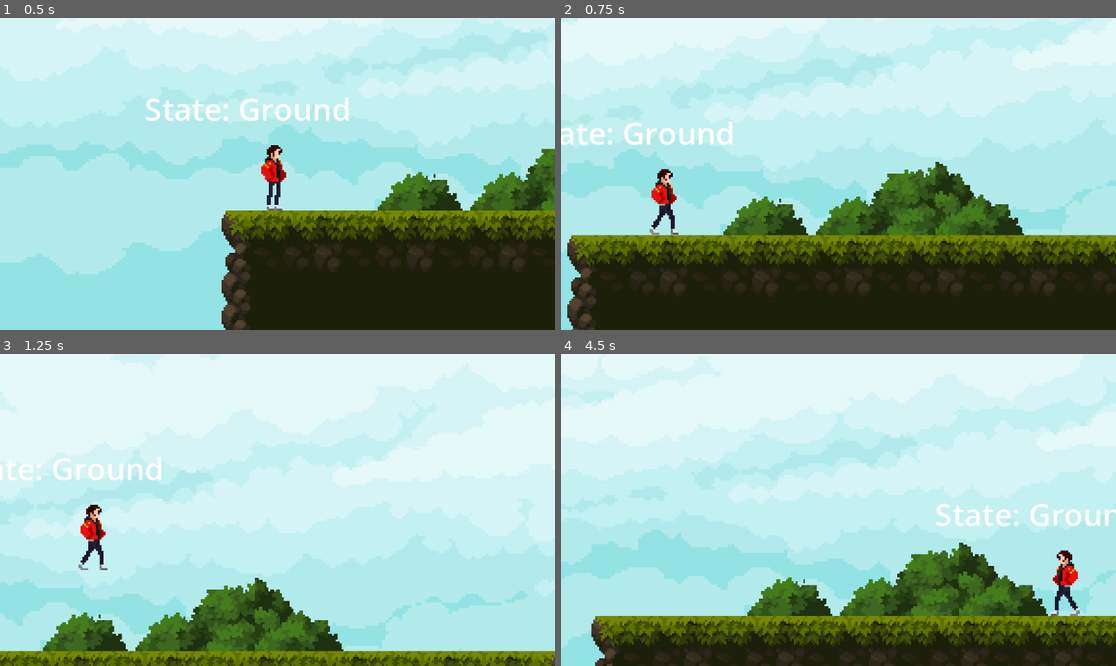
Above: before the commit, frames 1-4 (two rows, left to right).
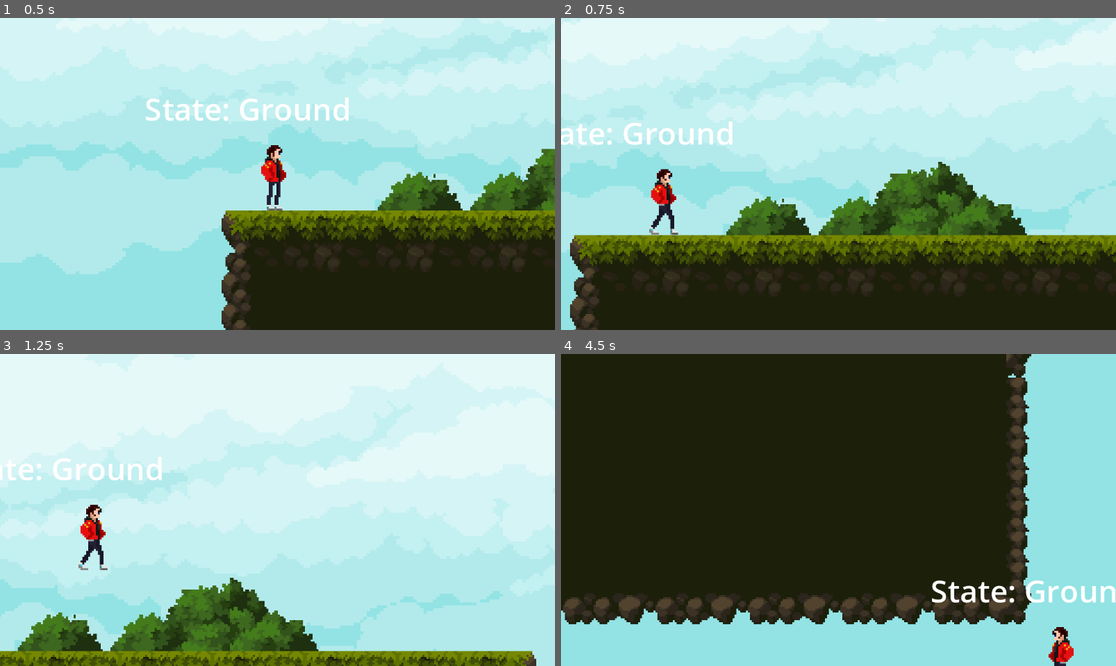
Above: after the commit, the same moments.

Repository: Chackal099/ProjetoPursuit
Game: Godot game, scene res://Levels/test_level.tscn
Two runs of this game, one before a commit and one after it. Both use one fixed random seed, a clock stepped at 60 frames per second and the inputs below.
Inputs (mouse positions are in pixels of both pictures, inside the frame that each line leads up to):
- Up to frame 1 (0.5 s): no input
- Up to frame 2 (0.75 s): move the mouse to (960, 158) at 0.52 s; hold D (right) from 0.53 s (still down); hold S (crouch) from 0.53 s (still down)
- Up to frame 3 (1.25 s): keep holding D (right); keep holding S (crouch); tap Space (jump) at 0.77 s; tap Shift (run) at 0.8 s
- Up to frame 4 (4.5 s): move the mouse to (727, 525) at 1.27 s; release S (crouch) at 1.28 s; tap Shift (run) at 1.35, 2.3, 2.85, 3.8, 4.35 s; tap Space (jump) at 1.52, 3.02, 3.77 s; tap S (crouch) at 1.55, 3.05 s; move the mouse to (894, 441) at 2.02 s; release D (right) at 2.03 s; hold A (left) 2.03-2.78 s; hold S (crouch) 2.03-2.78 s; move the mouse to (810, 572) at 2.77 s; hold D (right) 2.78-4.28 s; move the mouse to (1005, 556) at 3.52 s; hold S (crouch) 3.53-4.28 s; move the mouse to (672, 463) at 4.27 s; hold A (left) from 4.28 s (still down)

Frame 1 is identical in both runs. In frame 2, 5.6% of the frame differs, in the area x 0-100%, y 0-100%; in frame 3, 10%; in frame 4, 98%.

Commit message:
State Machines Implemented
Walking, Running, Sliding, Crouch Walk and Jumping are working, with some bugs:
When in Running state, if direction.x = 0, the character still moves at RunSpeed (200)
Slide stops suddendly when Running action is release (possibly Ground State problem?)
More tests is needed

Diff:
--- a/Character/GroundState.gd
+++ b/Character/GroundState.gd
@@ -4,9 +4,13 @@
 
 @export var air_state : State
 @export var running_state : State
-@export var WalkSpeed : float = 100.0
 
 @onready var state_machine : CharacterStateMachine = $/root/TestLevel/player2/CharacterStateMachine
+
+func _physics_process(delta):
+		if character.direction.x != 0 && state_machine.check_if_can_move():
+		#Walk Mechanics
+			character.velocity.x = character.direction.x * character.WalkSpeed
 
 
 func state_input(event : InputEvent):
@@ -16,9 +20,11 @@
 	elif(event.is_action_pressed("run")):
 		sprint()
 
+
 func jump():
 	character.velocity.y = character.jump_velocity
 	next_state = air_state
 
 func sprint():
+	character.velocity.x = character.direction.x * character.RunSpeed
 	next_state = running_state
--- a/Character/RunningState.gd
+++ b/Character/RunningState.gd
@@ -7,24 +7,35 @@
 @export var slide_standard : float = 300.0
 @export var slide_counter : float = 300.0
 @export var slide_friction : float = 5.0
-@export var CrouchSpeed : float = 50.0
-@export var RunSpeed : float = 200.0
 
 @onready var state_machine : CharacterStateMachine = $/root/TestLevel/player2/CharacterStateMachine
+
+
+func _physics_process(delta):
+	if character.direction.x != 0 && state_machine.check_if_can_move() && state_machine.current_state != ground_state:
+	#Run Mechanics
+		character.velocity.x = character.direction.x * character.RunSpeed
+
+
+	if(Input.is_action_pressed("crouch") && state_machine.current_state != ground_state):
+		slide()
+	elif (Input.is_action_just_released("crouch")):
+		slide_counter = slide_standard
+
+
 
 func state_input(event : InputEvent):
 	if(event.is_action_pressed("jump")):
 		ground_state.jump()
 
-	if(event.is_action_pressed("crouch")):
-		slide()
-
 func slide():
-	character.velocity.x = slide_counter
+	character.velocity.x = character.direction.x * slide_counter
 	if character.velocity.x != 0:
 		slide_counter -= slide_friction
 	else:
-		character.velocity.x = character.direction.x * CrouchSpeed
+		character.velocity.x = character.direction.x * character.CrouchSpeed
+
+
 
 func state_process(delta):
 	if(Input.is_action_just_pressed("jump")):
--- a/Character/WalkingState.gd
+++ /dev/null
@@ -1,11 +0,0 @@
-extends State
-
-
-# Called when the node enters the scene tree for the first time.
-func _ready():
-	pass # Replace with function body.
-
-
-# Called every frame. 'delta' is the elapsed time since the previous frame.
-func _process(delta):
-	pass
--- a/Character/player.gd
+++ b/Character/player.gd
@@ -5,6 +5,9 @@
 @export var CrouchSpeed : float = 50.0
 @export var RunSpeed : float = 200.0
 @export var jump_velocity : float = -200.0
+@export var slide_standard : float = 300.0
+@export var slide_counter : float = 300.0
+@export var slide_friction : float = 5.0
 
 #@export var double_jump_velocity : float = -100.0
 
@@ -50,12 +53,12 @@
 	direction.x = Input.get_action_strength("right") - Input.get_action_strength("left")
 
 	#Dictates the machanics of movement
-	if direction.x != 0 && state_machine.check_if_can_move():
-		#Walk Mechanics
-		velocity.x = direction.x * WalkSpeed
+#	if direction.x != 0 && state_machine.check_if_can_move():
+#		#Walk Mechanics
+#		velocity.x = direction.x * WalkSpeed
 		#Run Mechanics
-		if Input.is_action_pressed("run"):
-			velocity.x = direction.x * RunSpeed
+#		if Input.is_action_pressed("run"):
+#			velocity.x = direction.x * RunSpeed
 #			#Slide when running Mechanics
 #			if Input.is_action_pressed("crouch"):
 #				velocity.x = direction.x * slide_counter
@@ -66,9 +69,9 @@
 #			elif Input.is_action_just_released("crouch"):
 #				slide_counter = slide_standard
 #		elif Input.is_action_pressed("crouch"):
-#			velocity.x = direction.x * CrouchSpeed
-	else:
-		velocity.x = move_toward(velocity.x, 0, WalkSpeed)
+##			velocity.x = direction.x * CrouchSpeed
+#	else:
+#		velocity.x = move_toward(velocity.x, 0, WalkSpeed)
 
 	update_animation()
 	move_and_slide()
@@ -121,3 +124,12 @@
 #func _on_animated_sprite_2d_animation_finished():
 #	if(["JumpStart", "JumpDouble"].has(animated_sprite.animation)):
 #		animation_locked = false
+#
+#func slide():
+#	velocity.x = direction.x * slide_counter
+#	if velocity.x != 0:
+#		slide_counter -= slide_friction
+#	else:
+#		velocity.x = direction.x * CrouchSpeed
+#
+#
--- a/Character/player2.tscn
+++ b/Character/player2.tscn
@@ -12,7 +12,6 @@
 [ext_resource type="Script" path="res://Character/AirState.gd" id="9_mku5u"]
 [ext_resource type="Script" path="res://Character/RunningState.gd" id="10_jbhgb"]
 [ext_resource type="Script" path="res://Character/StateDebugLabel.gd" id="11_oitya"]
-[ext_resource type="Script" path="res://Character/WalkingState.gd" id="12_tdb7l"]
 
 [sub_resource type="CapsuleShape2D" id="CapsuleShape2D_03l52"]
 radius = 7.0
@@ -352,6 +351,46 @@
 "values": [0, 1, 2]
 }
 
+[sub_resource type="Animation" id="Animation_oi4rr"]
+resource_name = "JumpStart"
+length = 1.2
+tracks/0/type = "value"
+tracks/0/imported = false
+tracks/0/enabled = true
+tracks/0/path = NodePath("Sprite2D:texture")
+tracks/0/interp = 1
+tracks/0/loop_wrap = true
+tracks/0/keys = {
+"times": PackedFloat32Array(0),
+"transitions": PackedFloat32Array(1),
+"update": 1,
+"values": [ExtResource("7_5gvaa")]
+}
+tracks/1/type = "value"
+tracks/1/imported = false
+tracks/1/enabled = true
+tracks/1/path = NodePath("Sprite2D:hframes")
+tracks/1/interp = 1
+tracks/1/loop_wrap = true
+tracks/1/keys = {
+"times": PackedFloat32Array(0),
+"transitions": PackedFloat32Array(1),
+"update": 1,
+"values": [12]
+}
+tracks/2/type = "value"
+tracks/2/imported = false
+tracks/2/enabled = true
+tracks/2/path = NodePath("Sprite2D:frame")
+tracks/2/interp = 1
+tracks/2/loop_wrap = true
+tracks/2/keys = {
+"times": PackedFloat32Array(0, 0.1, 0.2, 0.3, 0.4, 0.5, 0.6, 0.7, 0.8, 0.9, 1, 1.1),
+"transitions": PackedFloat32Array(1, 1, 1, 1, 1, 1, 1, 1, 1, 1, 1, 1),
+"update": 1,
+"values": [0, 1, 2, 3, 4, 5, 6, 7, 8, 9, 10, 11]
+}
+
 [sub_resource type="Animation" id="Animation_oiexo"]
 length = 0.001
 tracks/0/type = "value"
@@ -432,46 +471,6 @@
 "values": [0, 1, 2, 3, 4]
 }
 
-[sub_resource type="Animation" id="Animation_oi4rr"]
-resource_name = "JumpStart"
-length = 1.2
-tracks/0/type = "value"
-tracks/0/imported = false
-tracks/0/enabled = true
-tracks/0/path = NodePath("Sprite2D:texture")
-tracks/0/interp = 1
-tracks/0/loop_wrap = true
-tracks/0/keys = {
-"times": PackedFloat32Array(0),
-"transitions": PackedFloat32Array(1),
-"update": 1,
-"values": [ExtResource("7_5gvaa")]
-}
-tracks/1/type = "value"
-tracks/1/imported = false
-tracks/1/enabled = true
-tracks/1/path = NodePath("Sprite2D:hframes")
-tracks/1/interp = 1
-tracks/1/loop_wrap = true
-tracks/1/keys = {
-"times": PackedFloat32Array(0),
-"transitions": PackedFloat32Array(1),
-"update": 1,
-"values": [12]
-}
-tracks/2/type = "value"
-tracks/2/imported = false
-tracks/2/enabled = true
-tracks/2/path = NodePath("Sprite2D:frame")
-tracks/2/interp = 1
-tracks/2/loop_wrap = true
-tracks/2/keys = {
-"times": PackedFloat32Array(0, 0.1, 0.2, 0.3, 0.4, 0.5, 0.6, 0.7, 0.8, 0.9, 1, 1.1),
-"transitions": PackedFloat32Array(1, 1, 1, 1, 1, 1, 1, 1, 1, 1, 1, 1),
-"update": 1,
-"values": [0, 1, 2, 3, 4, 5, 6, 7, 8, 9, 10, 11]
-}
-
 [sub_resource type="AnimationLibrary" id="AnimationLibrary_g56m7"]
 _data = {
 "Idle": SubResource("Animation_wnusp"),
@@ -567,9 +566,6 @@
 ground_state = NodePath("../Ground")
 air_state = NodePath("../Air")
 
-[node name="Walking" type="Node" parent="CharacterStateMachine"]
-script = ExtResource("12_tdb7l")
-
 [node name="StateDebugLabel" type="Label" parent="." node_paths=PackedStringArray("state_machine")]
 offset_left = -69.0
 offset_top = -45.0
Not shown: 1 places in Character/player2.tscn that only renumber resources
